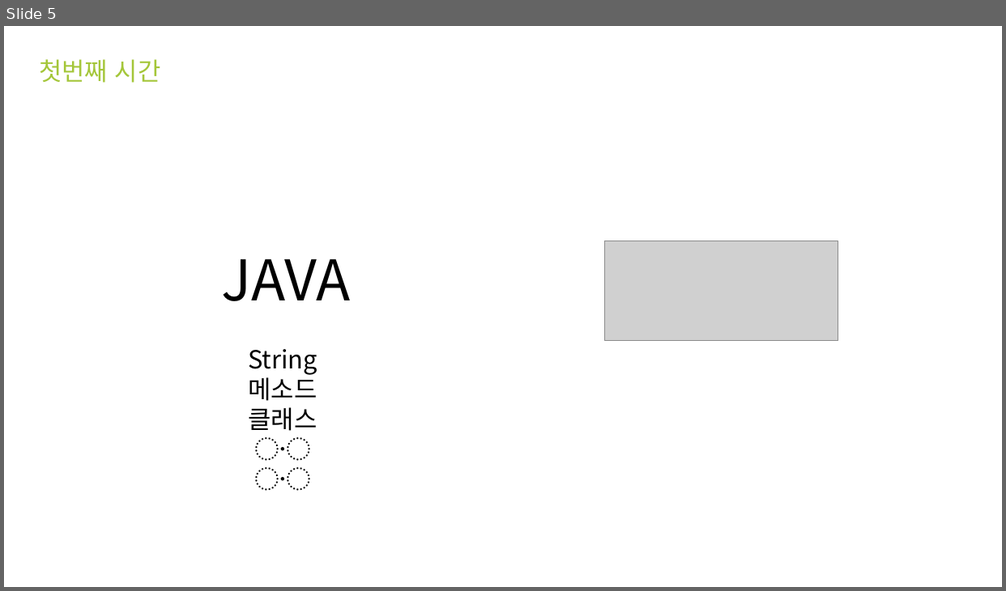
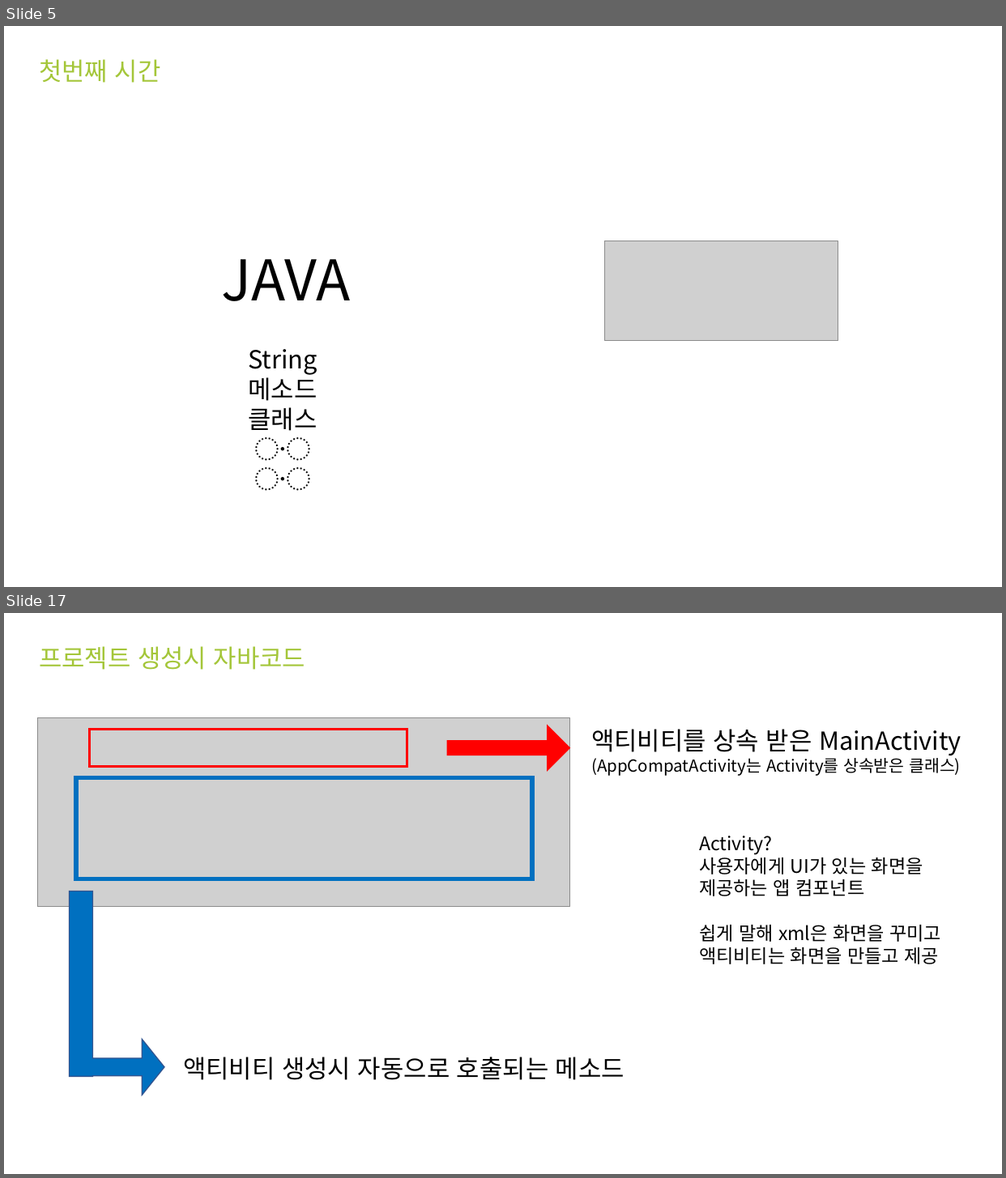
Before and after one commit to SinaGram-DSM/Tasting, a slide deck: Android/Android.pptx. Shown one above the other, each under a label of ours: slide 5 before the commit, slides 5 and 17 after it; the slides between them are not shown. The pictures are 1006x591 and 1006x1178 pixels, drawn with LibreOffice and Linux fonts; fonts in the diff are those of the drawing; grey boxes stand for pictures. Boxes give left, top, right and bottom in pixels: in the first picture for what was removed or moved away, otherwise in the second. Text is boxed around its words. In the diff, an @@ line names an element or a change of style, - is before the commit and + after.

```diff
--- a/Android/Android.pptx
+++ b/Android/Android.pptx
@@ slide 17 added at [4, 613, 1002, 1174], background #FFFFFF @@
@@ text added at [39, 646, 305, 670], 24 pt, text #A4C639 @@
+프로젝트 생성시 자바코드
@@ picture added at [38, 717, 570, 906] @@
@@ rectangle added at [89, 729, 407, 767], outline #FF0000 2.25 pt @@
@@ right arrow added at [447, 726, 570, 770], fill #FF0000, outline #FF0000 1 pt @@
@@ text added at [591, 729, 961, 776], 16 pt, text #000000 @@
+액티비티를 상속 받은 MainActivity
+(AppCompatActivity는 Activity를 상속받은 클래스)
@@ rectangle added at [76, 777, 533, 879], outline #0070C0 4.5 pt @@
@@ text added at [699, 836, 941, 965], 18 pt, text #000000 @@
+Activity?
+사용자에게 UI가 있는 화면을
+제공하는 앱 컴포넌트
+쉽게 말해 xml은 화면을 꾸미고
+액티비티는 화면을 만들고 제공
@@ freeform shape added at [69, 892, 164, 1096], fill #0070C0, outline #325491 1 pt @@
@@ text added at [183, 1057, 624, 1080], 24 pt, text #000000 @@
+액티비티 생성시 자동으로 호출되는 메소드
```
Also in this commit, not shown: 12 other slides added, 2 slides removed.
